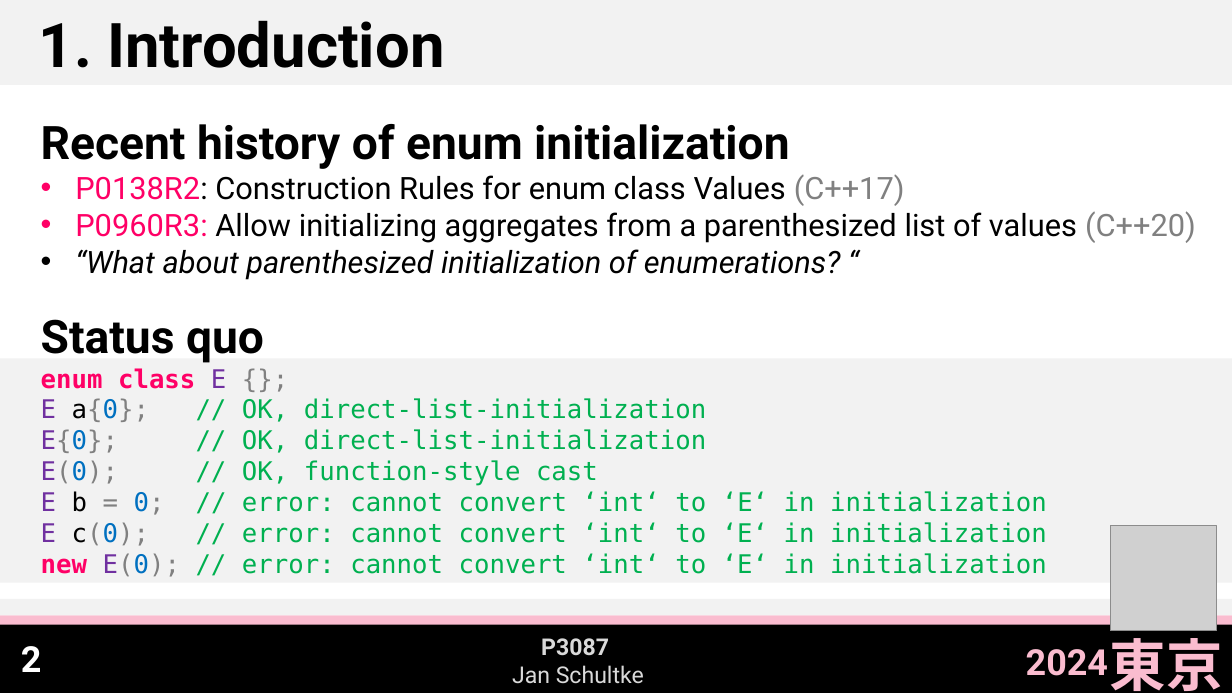
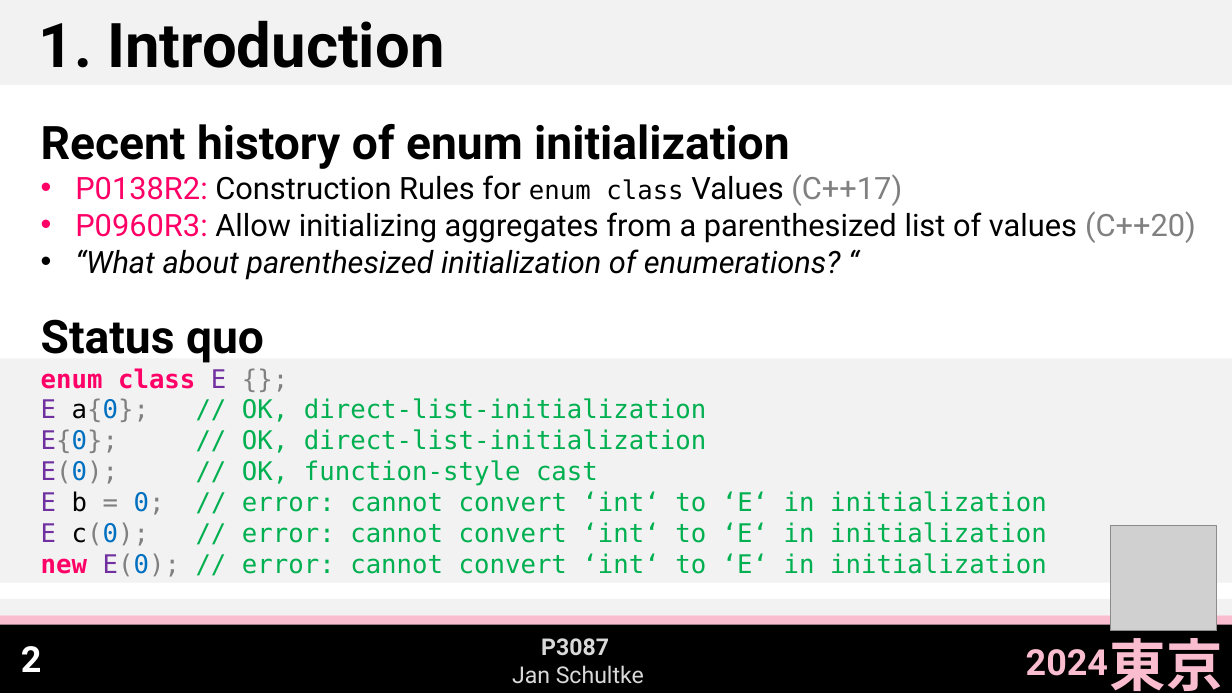
Before and after one commit to Eisenwave/cpp-proposals, a slide deck: slide 3 of slides/p3087-slides.pptx. Drawn at 1232x693 pixels with LibreOffice and Linux fonts; fonts in the diff are those of the drawing; grey boxes stand for pictures. Boxes give left, top, right and bottom in pixels: in the first picture for what was removed or moved away, otherwise in the second. Text is boxed around its words. In the diff, an @@ line names an element or a change of style, - is before the commit and + after.

```diff
--- a/slides/p3087-slides.pptx
+++ b/slides/p3087-slides.pptx
@@ text at bbox=[75, 174, 902, 206]: size 24 to 20 pt, font Roboto to DejaVu Sans Mono in "enum class"; text colour #000000 to #FF0066 in "P0138R2:" @@
```
Also in this commit, not shown: 3 other slides changed, 1 slide added, 1 other file.
